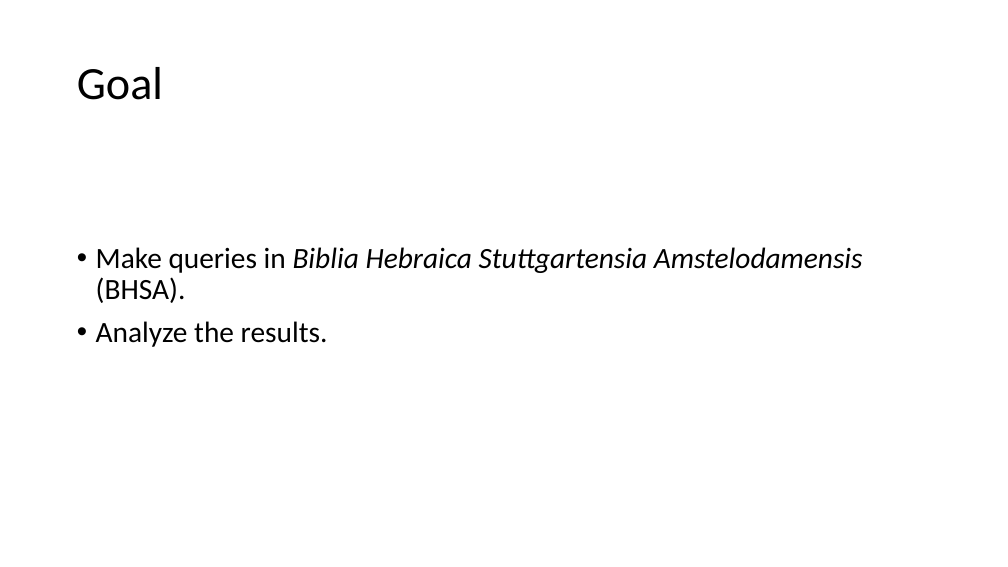
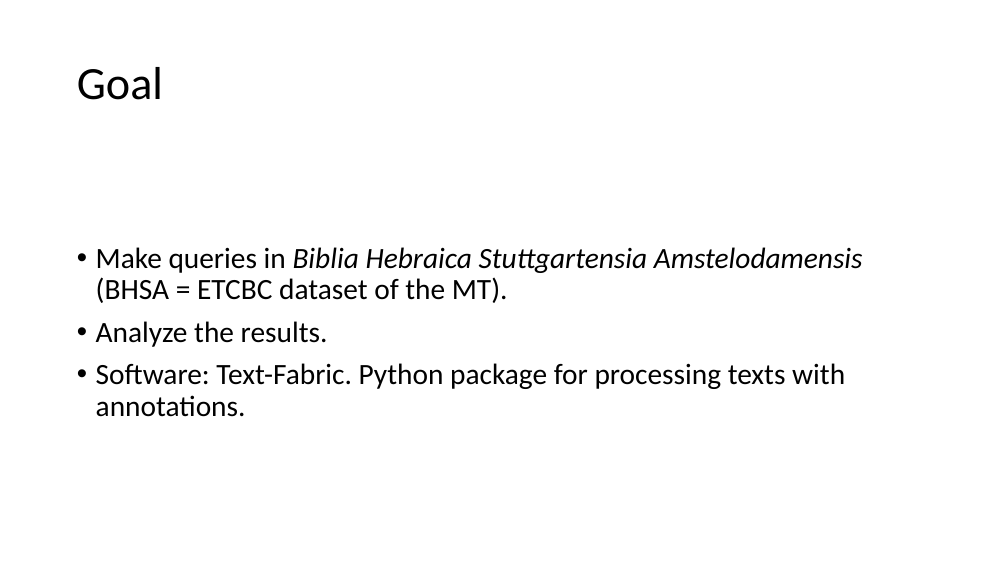
Before and after one commit to MartijnNaaijer/workshop_zurich_text_fabric, a slide deck: slide 2 of presentation_6_march_2026.pptx. Drawn at 1008x567 pixels with LibreOffice and Linux fonts; fonts in the diff are those of the drawing. Boxes give left, top, right and bottom in pixels: in the first picture for what was removed or moved away, otherwise in the second. Text is boxed around its words. In the diff, an @@ line names an element or a change of style, - is before the commit and + after.

Commit message:
small changes in pptx

```diff
--- a/presentation_6_march_2026.pptx
+++ b/presentation_6_march_2026.pptx
@@ text at (96,247,863,303): text changed @@
-• Make queries in Biblia Hebraica Stuttgartensia Amstelodamensis (BHSA).
+• Make queries in Biblia Hebraica Stuttgartensia Amstelodamensis (BHSA = ETCBC dataset of the MT).
@@ text at (96,363,845,417): paragraph added @@
+• Software: Text-Fabric. Python package for processing texts with annotations.
```
Also in this commit, not shown: 3 other slides changed.
